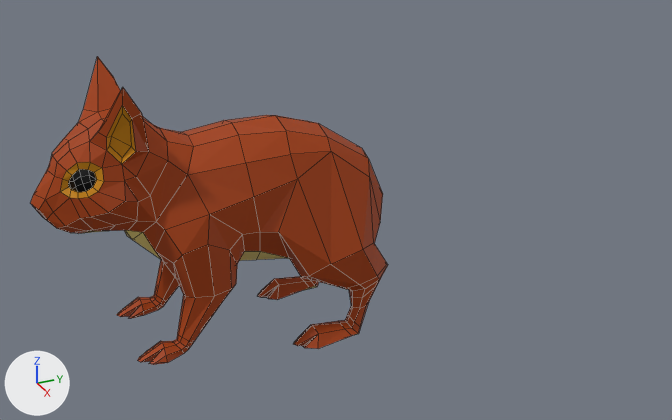
Before and after pictures for a commit that changed the Blender file 03/03-08-SQUIRREL.blend.
Camera for both pictures: a 50 mm camera at (0.447, -0.161, 0.276) aimed at (-0.003, 0.041, 0.051). Lighting does not change. The marker at lower left points along +X, +Y and +Z. The first picture is the older version. Mesh edges are drawn as thin lines.

The older version as bpy lines, for what is in view:
```python
ob_squirrel = bpy.data.objects.new('SQUIRREL', me_squirrel)
ob_squirrel.location = (0.0, 0.0, 0.0)
```
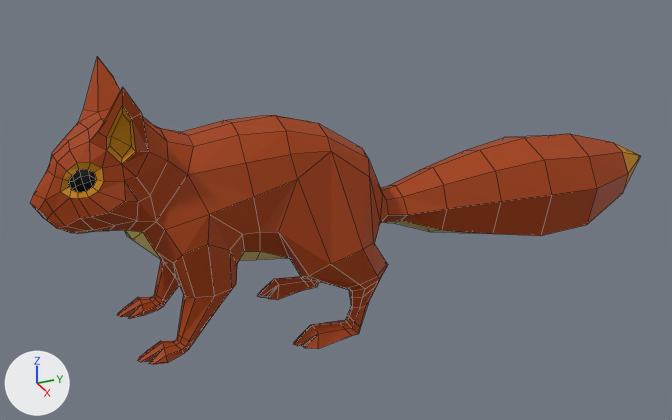
Commit message: finish run cycle (for now)

The change, as JSON lines over the scene's bpy script:
```json
{"op": "remove", "block": "ob_squirrel", "code": "_m = ob_squirrel.modifiers.new('Mask.001', 'MASK')"}
{"op": "remove", "block": "ob_squirrel", "code": "_m.vertex_group = 'mask-tail'"}
{"op": "remove", "block": "ob_squirrel", "code": "_m.invert_vertex_group = True"}
```

Pixel boxes [x1, y1, x2, y2] of what changed, in the pictures (672 x 420 px):
```json
{"object": "SQUIRREL", "change": "modifiers changed", "before": [30, 56, 388, 365], "after": [30, 56, 641, 365], "on screen": "70% wider"}
```
